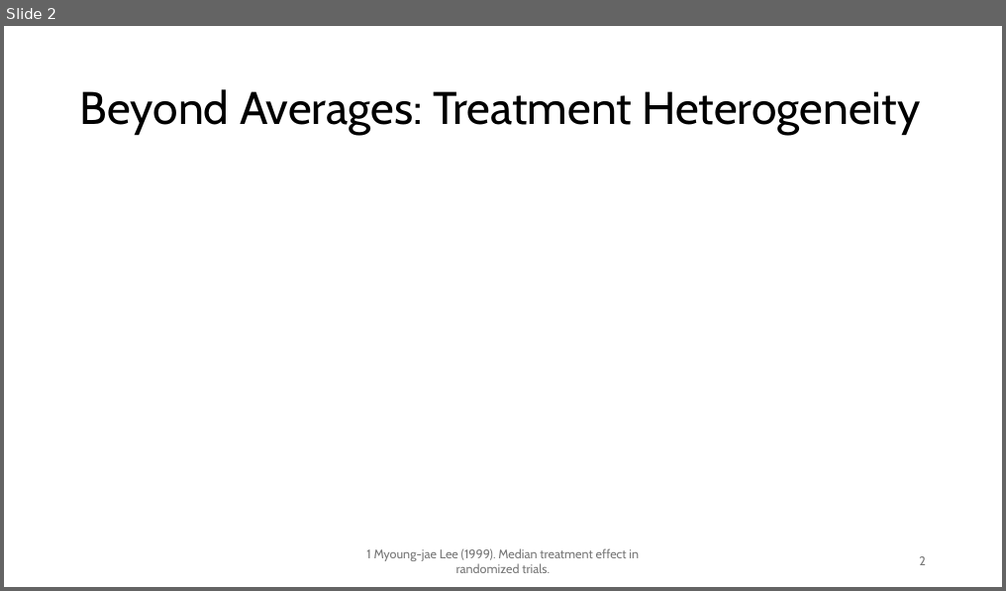
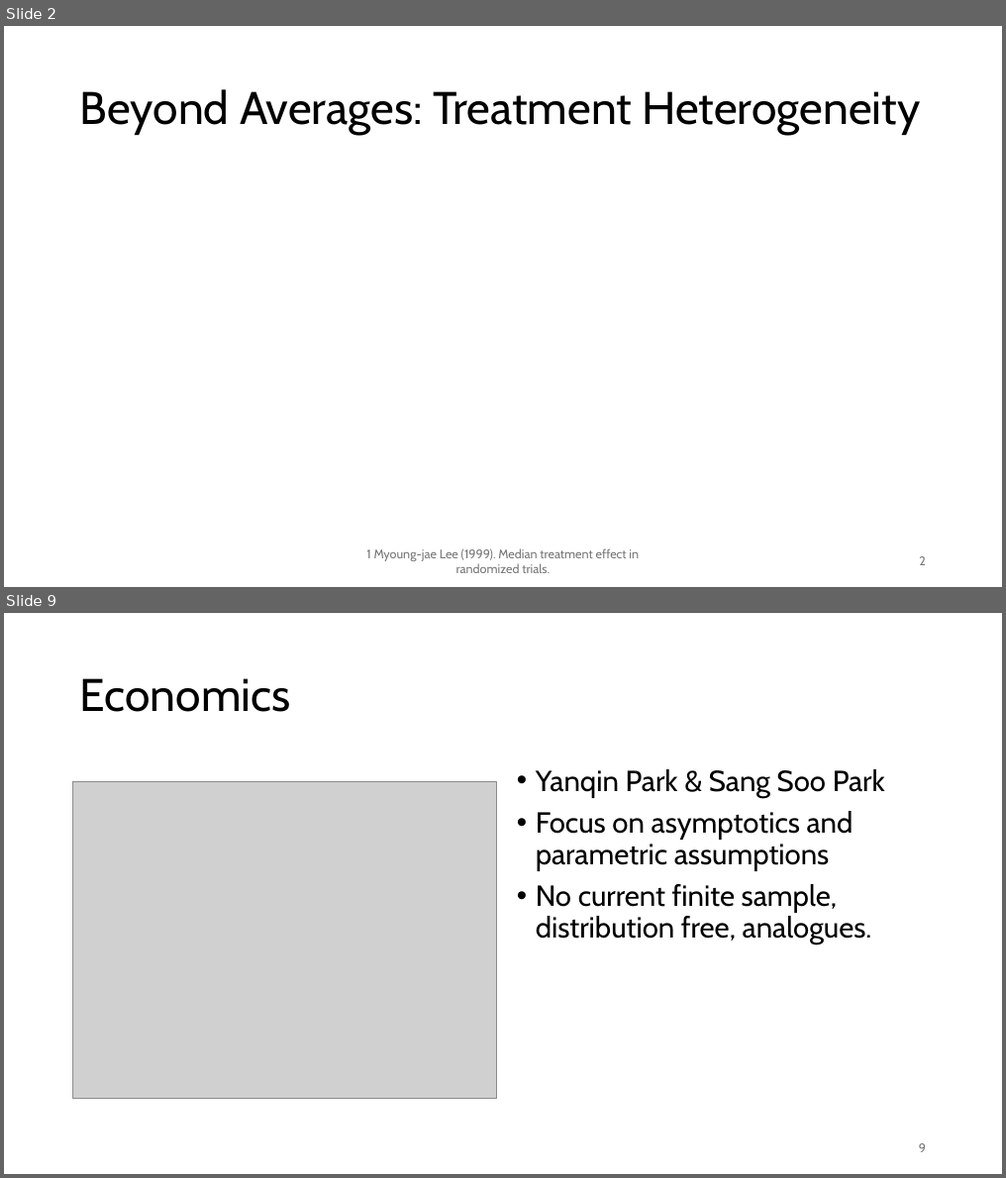
Before and after one commit to chasehmathis/dkw-ind-treat-effect, a slide deck: dkw-po-presentation.pptx. Shown one above the other, each under a label of ours: slide 2 before the commit, slides 2 and 9 after it; the slides between them are not shown. The pictures are 1006x591 and 1006x1178 pixels, drawn with LibreOffice and Linux fonts; fonts in the diff are those of the drawing; grey boxes stand for pictures. Boxes give left, top, right and bottom in pixels: in the first picture for what was removed or moved away, otherwise in the second. Text is boxed around its words. In the diff, an @@ line names an element or a change of style, - is before the commit and + after.

```diff
--- a/dkw-po-presentation.pptx
+++ b/dkw-po-presentation.pptx
@@ slide 9 added at [4, 613, 1002, 1174], background #FFFFFF @@
@@ title added at [80, 678, 291, 712], 44 pt, text #000000 @@
+Economics
@@ picture added at [73, 782, 497, 1099] @@
@@ text added at [536, 769, 885, 945], 28 pt, text #000000 @@
+• Yanqin Park & Sang Soo Park
+• Focus on asymptotics and parametric assumptions
+• No current finite sample, distribution free, analogues.
@@ page number added at [919, 1144, 926, 1153], 12 pt, text #797979 @@
+9
```
Also in this commit, not shown: 1 slide changed, 8 other slides added, 11 other files.
